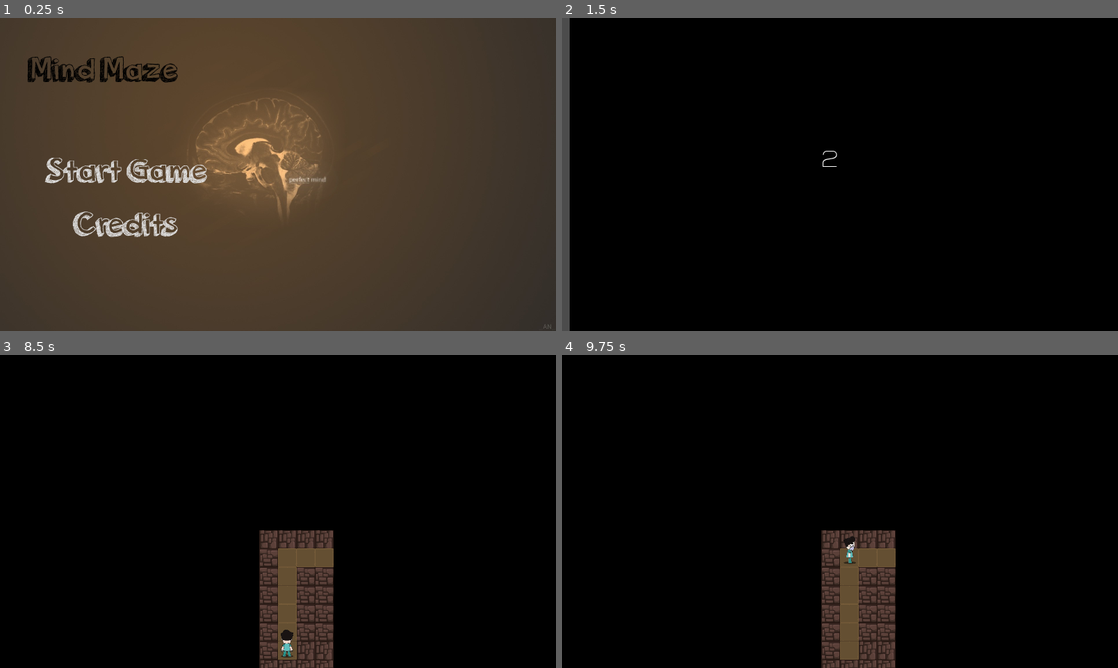
Above: before the commit, frames 1-4 (two rows, left to right).
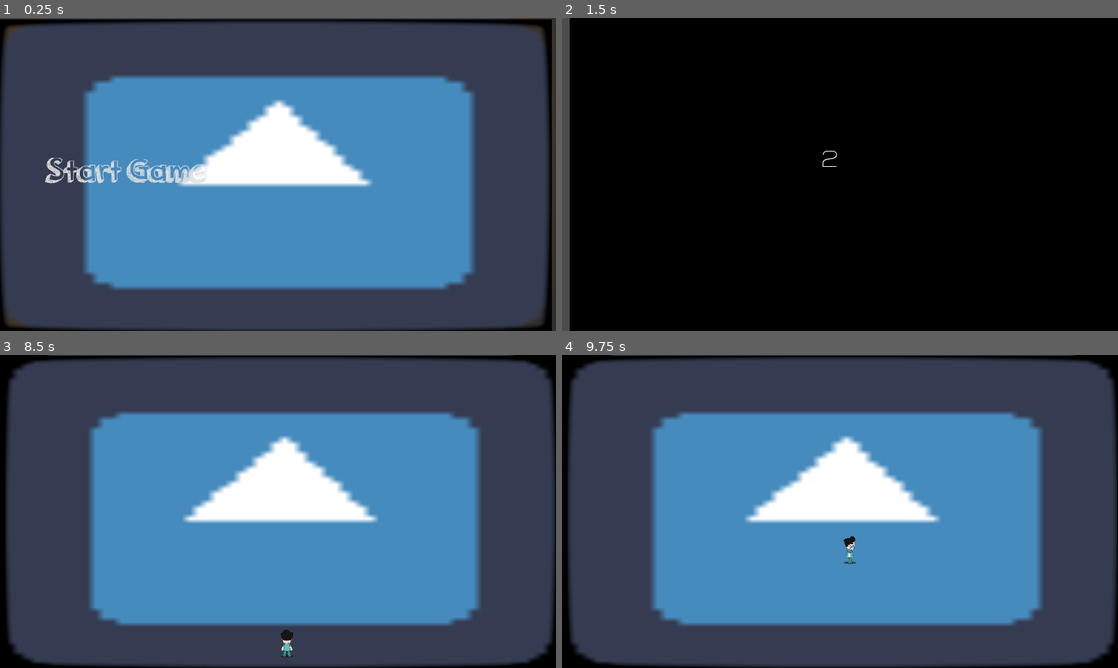
Above: after the commit, the same moments.

Repository: GaEsRaRe/UPCGameJam2018
Game: Godot game, scene res://Scenes/MainMenu.tscn
Same seed, same stepped clock (60 frames per second), same inputs: the game is played once before the commit and once after it. The engine's default icon, where the game draws it, is replaced by a stand-in: a white triangle on a blue panel in a dark square.
Inputs:
- Up to frame 1 (0.25 s): no input
- Up to frame 2 (1.5 s): click "Credits" at 0.5 s; click "Start Game" at 1.25 s
- Up to frame 3 (8.5 s): hold Right (ui_right) 2.03-3.53 s; tap Up (ui_up) at 2.27, 3.02, 4.52, 5.27, 6.02, 7.52, 8.27 s; hold Left (ui_left) 3.53-4.28 s; hold Right (ui_right) 4.28-5.78 s; hold Left (ui_left) 5.78-6.53 s; hold Right (ui_right) 6.53-7.28 s; hold Left (ui_left) from 7.28 s (still down)
- Up to frame 4 (9.75 s): tap Enter at 8.75 s; release Left (ui_left) at 8.78 s; hold Right (ui_right) from 8.78 s (still down); tap Up (ui_up) at 9.02 s

The runs differ from the first frame. In frame 1, 98% of the frame differs, in the area x 0-100%, y 0-100%; in frame 2, nothing differs; in frame 3, 97%; in frame 4, 97%.

Commit message:
To Test
Testing

Diff:
--- a/Assets/Screen.tscn
+++ b/Assets/Screen.tscn
@@ -91,17 +91,15 @@
 shader_param/scanline_alpha = null
 shader_param/lines_velocity = null
 
-[node name="Screen" type="TextureRect"]
+[node name="Screen" type="TextureRect" index="0"]
 
 material = SubResource( 2 )
 anchor_left = 0.0
 anchor_top = 0.0
 anchor_right = 0.0
 anchor_bottom = 0.0
-margin_left = -438.0
-margin_top = -249.0
-margin_right = 1459.0
-margin_bottom = 836.0
+margin_right = 1897.0
+margin_bottom = 1085.0
 rect_pivot_offset = Vector2( 0, 0 )
 rect_clip_content = false
 mouse_filter = 1
@@ -111,6 +109,7 @@
 texture = ExtResource( 1 )
 expand = true
 stretch_mode = 0
+_sections_unfolded = [ "Rect" ]
 
 [node name="CRTFrame" type="TextureRect" parent="." index="0"]
 
--- a/Scenes/0.tscn
+++ b/Scenes/0.tscn
@@ -1,10 +1,11 @@
-[gd_scene load_steps=7 format=2]
+[gd_scene load_steps=8 format=2]
 
 [ext_resource path="res://Assets/Reset-ear.tscn" type="PackedScene" id=1]
 [ext_resource path="res://Tilemaps/tiles1.tres" type="TileSet" id=2]
 [ext_resource path="res://Assets/Teleport.tscn" type="PackedScene" id=3]
 [ext_resource path="res://Assets/BlackZone.tscn" type="PackedScene" id=4]
 [ext_resource path="res://Assets/Player.tscn" type="PackedScene" id=5]
+[ext_resource path="res://Assets/Screen.tscn" type="PackedScene" id=6]
 
 [sub_resource type="Animation" id=1]
 
@@ -25,7 +26,7 @@
 "values": [ Color( 1, 1, 1, 1 ), Color( 1, 1, 1, 0 ) ]
 }
 
-[node name="0-0" type="Node2D"]
+[node name="0-0" type="Node2D" index="0"]
 
 [node name="Reset-ear" parent="." index="0" instance=ExtResource( 1 )]
 
@@ -113,6 +114,13 @@
 scale = Vector2( 0.9, 0.9 )
 z_index = 1
 
+[node name="Screen" parent="." index="7" instance=ExtResource( 6 )]
+
+margin_left = -1132.0
+margin_top = -927.0
+margin_right = 765.0
+margin_bottom = 158.0
+
 
 [editable path="BlackZone"]
 [editable path="BlackZone2"]
--- a/Scenes/1-0.tscn
+++ b/Scenes/1-0.tscn
@@ -1,12 +1,13 @@
-[gd_scene load_steps=6 format=2]
+[gd_scene load_steps=7 format=2]
 
 [ext_resource path="res://Assets/Reset-ear.tscn" type="PackedScene" id=1]
 [ext_resource path="res://Tilemaps/tiles1.tres" type="TileSet" id=2]
 [ext_resource path="res://Assets/Player.tscn" type="PackedScene" id=3]
 [ext_resource path="res://Assets/BlackZone.tscn" type="PackedScene" id=4]
 [ext_resource path="res://Assets/Teleport.tscn" type="PackedScene" id=5]
+[ext_resource path="res://Assets/Screen.tscn" type="PackedScene" id=6]
 
-[node name="0-0" type="Node2D"]
+[node name="0-0" type="Node2D" index="0"]
 
 [node name="Reset-ear" parent="." index="0" instance=ExtResource( 1 )]
 
@@ -84,5 +85,12 @@
 map_code_level = 1
 map_code_sub_level = 1
 
+[node name="Screen" parent="." index="6" instance=ExtResource( 6 )]
+
+margin_left = -1394.0
+margin_top = -932.0
+margin_right = 503.0
+margin_bottom = 153.0
+
 
 [editable path="BlackZone"]
--- a/Scenes/MainMenu.tscn
+++ b/Scenes/MainMenu.tscn
@@ -1,7 +1,8 @@
-[gd_scene load_steps=4 format=2]
+[gd_scene load_steps=5 format=2]
 
 [ext_resource path="res://fakeMenu.jpg" type="Texture" id=1]
 [ext_resource path="res://Fonts/menuFont.tres" type="DynamicFont" id=2]
+[ext_resource path="res://Assets/Screen.tscn" type="PackedScene" id=3]
 
 [sub_resource type="GDScript" id=1]
 
@@ -27,7 +28,7 @@
 	pass # replace with function body
 "
 
-[node name="MainMenu" type="Node"]
+[node name="MainMenu" type="Node" index="0"]
 
 script = SubResource( 1 )
 
@@ -102,7 +103,36 @@
 max_lines_visible = -1
 _sections_unfolded = [ "custom_colors", "custom_fonts", "custom_styles" ]
 
-[node name="Button" type="Button" parent="Control" index="3"]
+[node name="Button2" type="Button" parent="Control" index="3"]
+
+anchor_left = 0.0
+anchor_top = 0.0
+anchor_right = 0.0
+anchor_bottom = 0.0
+margin_left = 128.0
+margin_top = 658.0
+margin_right = 738.0
+margin_bottom = 788.0
+rect_pivot_offset = Vector2( 0, 0 )
+rect_clip_content = false
+focus_mode = 2
+mouse_filter = 0
+mouse_default_cursor_shape = 0
+size_flags_horizontal = 1
+size_flags_vertical = 1
+custom_fonts/font = ExtResource( 2 )
+toggle_mode = false
+enabled_focus_mode = 2
+shortcut = null
+group = null
+text = "Credits"
+flat = true
+align = 1
+_sections_unfolded = [ "custom_colors", "custom_fonts", "custom_styles" ]
+
+[node name="Screen" parent="Control" index="4" instance=ExtResource( 3 )]
+
+[node name="Button" type="Button" parent="Control" index="5"]
 
 anchor_left = 0.0
 anchor_top = 0.0
@@ -129,31 +159,4 @@
 align = 1
 _sections_unfolded = [ "custom_colors", "custom_fonts", "custom_styles" ]
 
-[node name="Button2" type="Button" parent="Control" index="4"]
-
-anchor_left = 0.0
-anchor_top = 0.0
-anchor_right = 0.0
-anchor_bottom = 0.0
-margin_left = 128.0
-margin_top = 658.0
-margin_right = 738.0
-margin_bottom = 788.0
-rect_pivot_offset = Vector2( 0, 0 )
-rect_clip_content = false
-focus_mode = 2
-mouse_filter = 0
-mouse_default_cursor_shape = 0
-size_flags_horizontal = 1
-size_flags_vertical = 1
-custom_fonts/font = ExtResource( 2 )
-toggle_mode = false
-enabled_focus_mode = 2
-shortcut = null
-group = null
-text = "Credits"
-flat = true
-align = 1
-_sections_unfolded = [ "custom_colors", "custom_fonts", "custom_styles" ]
-
 [connection signal="button_down" from="Control/Button" to="." method="_on_Button_button_down"]
